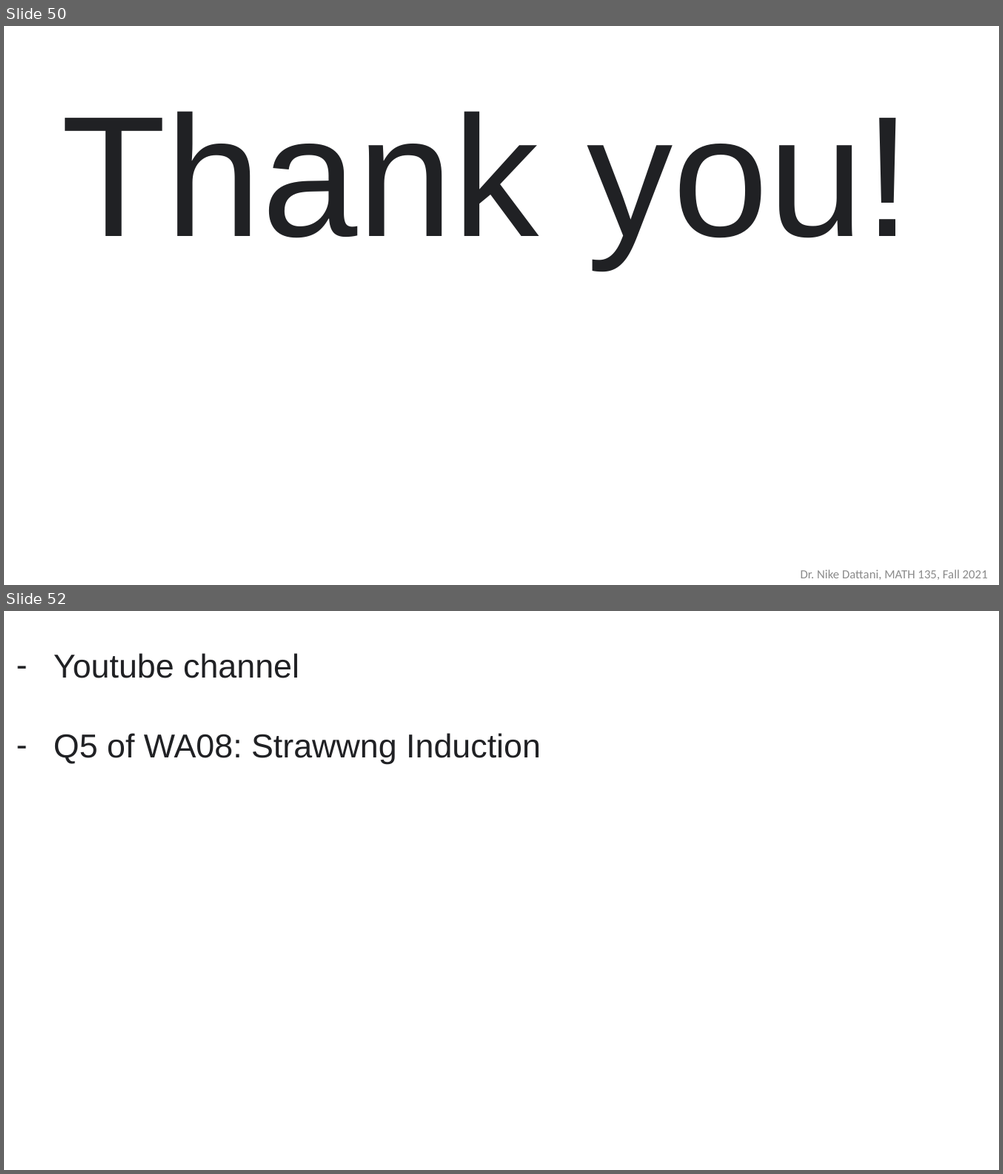
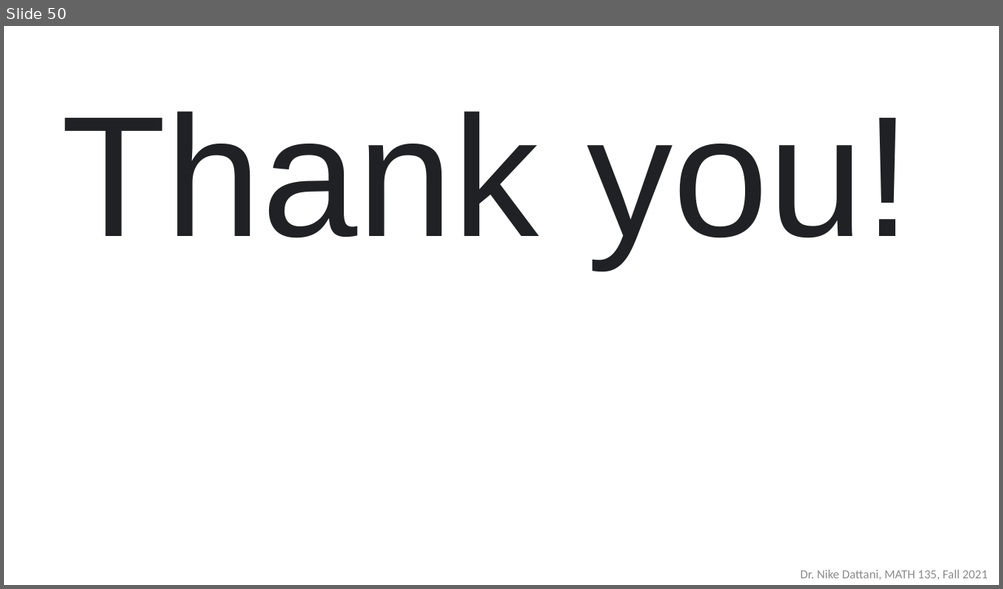
Before and after one commit to ndattani/Lecture_Notes, a slide deck: University_of_Waterloo/Fall_2021/MATH135/UW_Fall2021_MATH135_Lecture25.pptx. Shown one above the other, each under a label of ours: slides 50 and 52 before the commit, slide 50 after it; the slides between them are not shown. The pictures are 1003x1174 and 1003x589 pixels, drawn with LibreOffice and Linux fonts; fonts in the diff are those of the drawing. Boxes give left, top, right and bottom in pixels: in the first picture for what was removed or moved away, otherwise in the second. Text is boxed around its words. In the diff, an @@ line names an element or a change of style, - is before the commit and + after.

```diff
--- a/University_of_Waterloo/Fall_2021/MATH135/UW_Fall2021_MATH135_Lecture25.pptx
+++ b/University_of_Waterloo/Fall_2021/MATH135/UW_Fall2021_MATH135_Lecture25.pptx
@@ slide 52 removed at (4, 611, 999, 1170), background #FFFFFF @@
@@ text removed at (54, 653, 540, 764) @@
-– Youtube channel
-– Q5 of WA08: Strawwng Induction
```
Also in this commit, not shown: 1 other slide removed, 1 other file.
